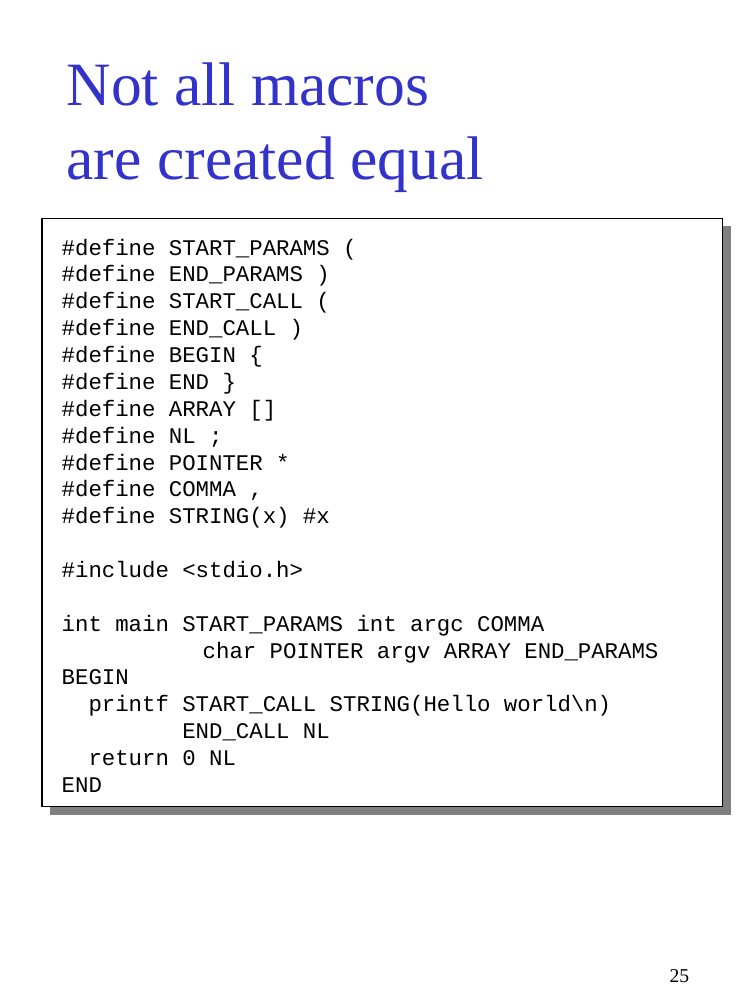
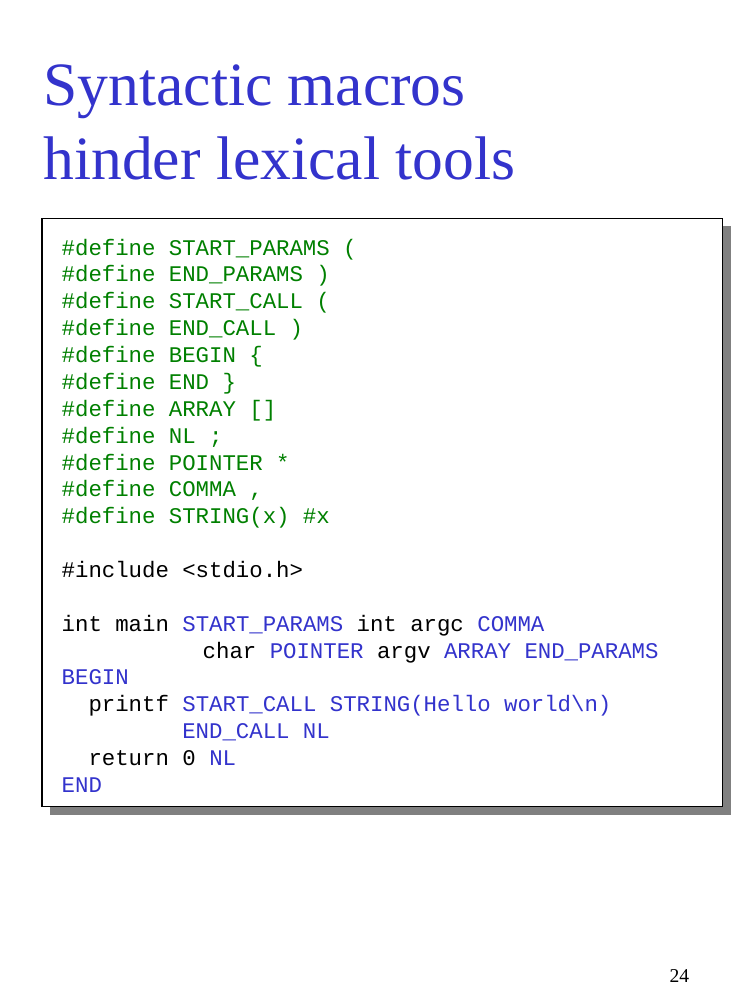
Before and after one commit to gjbadros/empirical_macros, a slide deck: slide 24 of cpp/paper/pcp3.ppt (slide 25 before the commit). Drawn at 756x1008 pixels with LibreOffice and Linux fonts; fonts in the diff are those of the drawing. Boxes give left, top, right and bottom in pixels: in the first picture for what was removed or moved away, otherwise in the second. Text is boxed around its words. In the diff, an @@ line names an element or a change of style, - is before the commit and + after.

```diff
--- a/cpp/paper/pcp3.ppt
+++ b/cpp/paper/pcp3.ppt
@@ title at (44, 64, 515, 180): text changed @@
-Not all macros
-are created equal
+Syntactic macros
+hinder lexical tools
@@ text at (62, 238, 659, 792): text colour #000000 to #008000 in "#define START_PARAMS (", "#define END_PARAMS )", "#define START_CALL (", "#define END_CALL )" and 7 more places; text colour #000000 to #3333CC in "START_PARAMS COMMA", "POINTER ARRAY END_PARAMS", "BEGIN", "START_CALL STRING(Hello world\n)" and 3 more places @@
@@ page number at (670, 969, 690, 982): text changed @@
-25
+24
```
Also in this commit, not shown: 12 other slides changed, 2 slides added, 1 slide removed.
